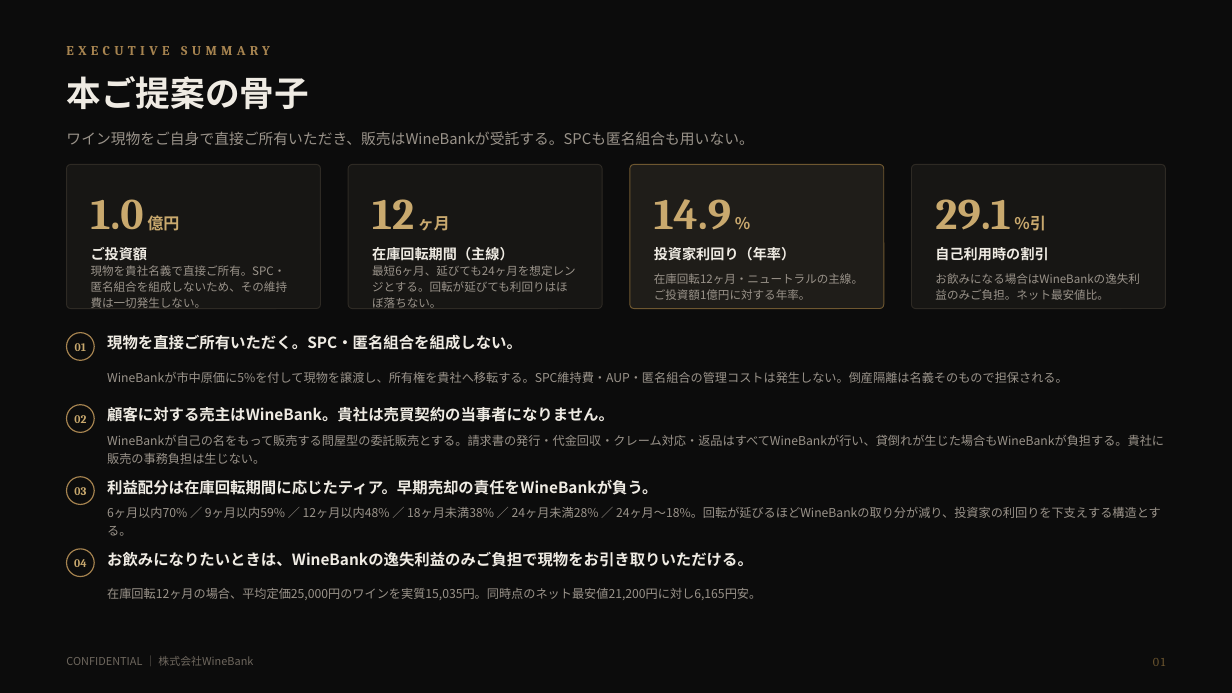
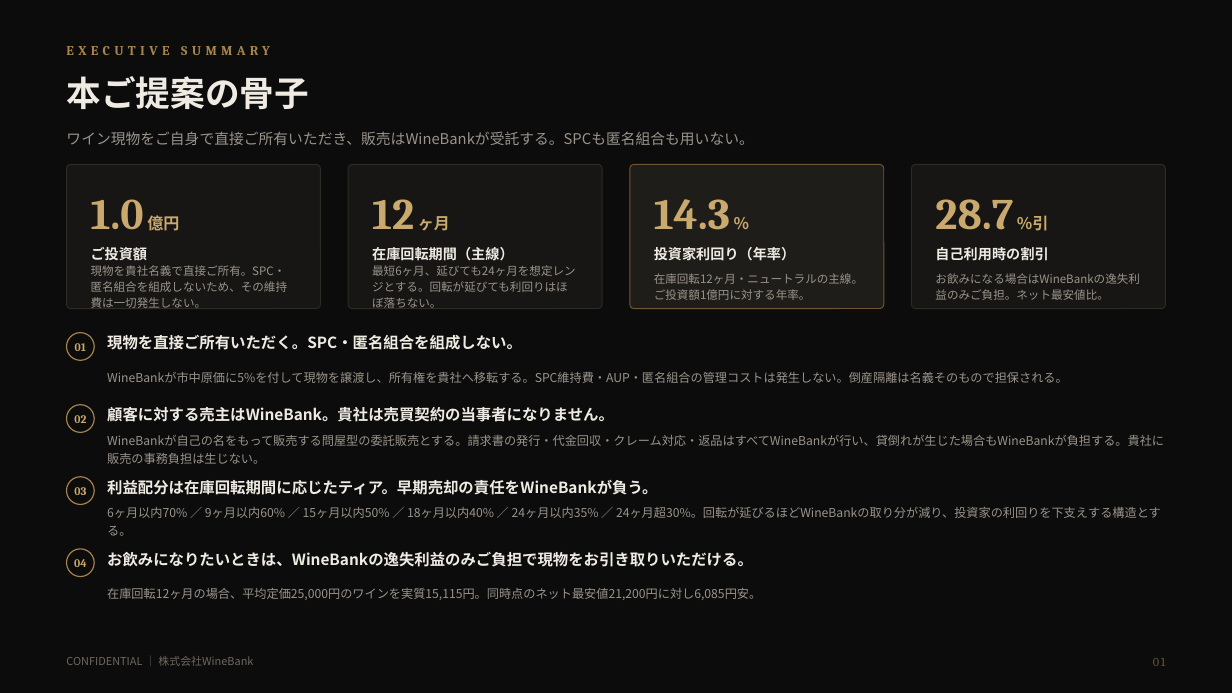
Before and after one commit to nakano-winebank/wine-auction, a slide deck: slide 2 of docs/wine-fund/WineBank_ワイン現物投資のご提案_倉持案_直接所有委託販売_1億円_20260820.pptx. Drawn at 1232x693 pixels with LibreOffice and Linux fonts; fonts in the diff are those of the drawing. Boxes give left, top, right and bottom in pixels: in the first picture for what was removed or moved away, otherwise in the second. Text is boxed around its words. In the diff, an @@ line names an element or a change of style, - is before the commit and + after.

Commit message:
倉持案v2：配分ティアをご指示の水準（70/60/50/40/35/30）で確定
9ヶ月60% / 12ヶ月50% / 15ヶ月50% / 18ヶ月40% / 24ヶ月35% / 24ヶ月超30%。
6ヶ月以内は70%で据え置き。12ヶ月と15ヶ月が同率のため「15ヶ月以内50%」の
一段にまとめ、主線12ヶ月がこの段に属することをティア図に明記した。

投資家利回り（年率）は 6ヶ月15.4% / 9ヶ月14.5% / 12ヶ月14.3% / 15ヶ月12.1%
/ 18ヶ月12.7% / 24ヶ月11.3% / 36ヶ月9.7%。10%確保は在庫回転34.1ヶ月まで、
20%超過は在庫回転4.6ヶ月より速い場合に限られる。段差は最大10ポイント。

あわせて、値上がり前提の位置づけを実態に合わせて書き直した。横ばい（0%）でも
主線12ヶ月なら10.7%を確保するが、10%を割るのは在庫回転12.8ヶ月であり余裕は
0.8ヶ月しかない。前版では投資家の取り分が厚く余裕が3.6ヶ月あったため
「横ばいでも10%を確保できる」と書いていたが、この水準では成立しないため、
値上がりページ・下振れページ・まとめページの記述を差し替えた。

全22枚をレンダリングして目視確認し、列幅の合計・ティアの単調性・利回りの
上下限を機械検証した。

```diff
--- a/docs/wine-fund/WineBank_ワイン現物投資のご提案_倉持案_直接所有委託販売_1億円_20260820.pptx
+++ b/docs/wine-fund/WineBank_ワイン現物投資のご提案_倉持案_直接所有委託販売_1億円_20260820.pptx
@@ text at [654,199,730,230]: text changed @@
-14.9 %
+14.3 %
@@ text at [935,199,1048,231]: text changed @@
-29.1 %引
+28.7 %引
@@ text at [107,507,1161,518]: text changed @@
-6ヶ月以内70% ／ 9ヶ月以内59% ／ 12ヶ月以内48% ／ 18ヶ月未満38% ／ 24ヶ月未満28% ／ 24ヶ月〜18%。回転が延びるほどWineBankの取り分が減り、投資家の利回りを下支えする構造とする。
+6ヶ月以内70% ／ 9ヶ月以内60% ／ 15ヶ月以内50% ／ 18ヶ月以内40% ／ 24ヶ月以内35% ／ 24ヶ月超30%。回転が延びるほどWineBankの取り分が減り、投資家の利回りを下支えする構造とする。
@@ text at [107,588,761,600]: text changed @@
-在庫回転12ヶ月の場合、平均定価25,000円のワインを実質15,035円。同時点のネット最安値21,200円に対し6,165円安。
+在庫回転12ヶ月の場合、平均定価25,000円のワインを実質15,115円。同時点のネット最安値21,200円に対し6,085円安。
```
Also in this commit, not shown: 10 other slides changed, 4 other files.
